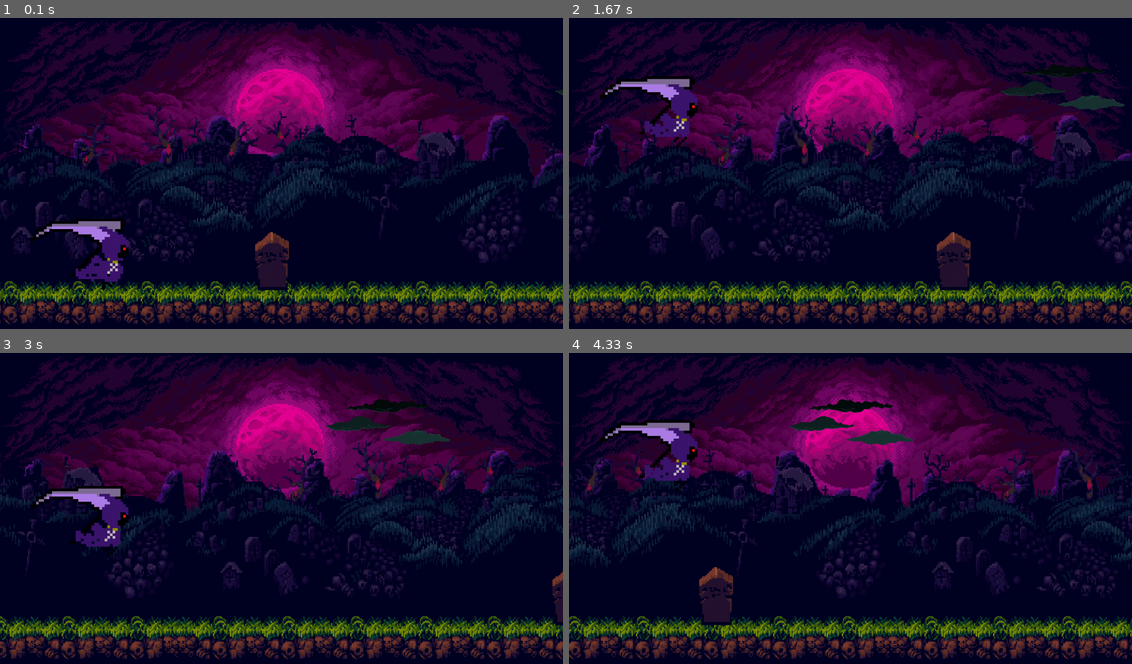
Above: before the commit, frames 1-4 (two rows, left to right).
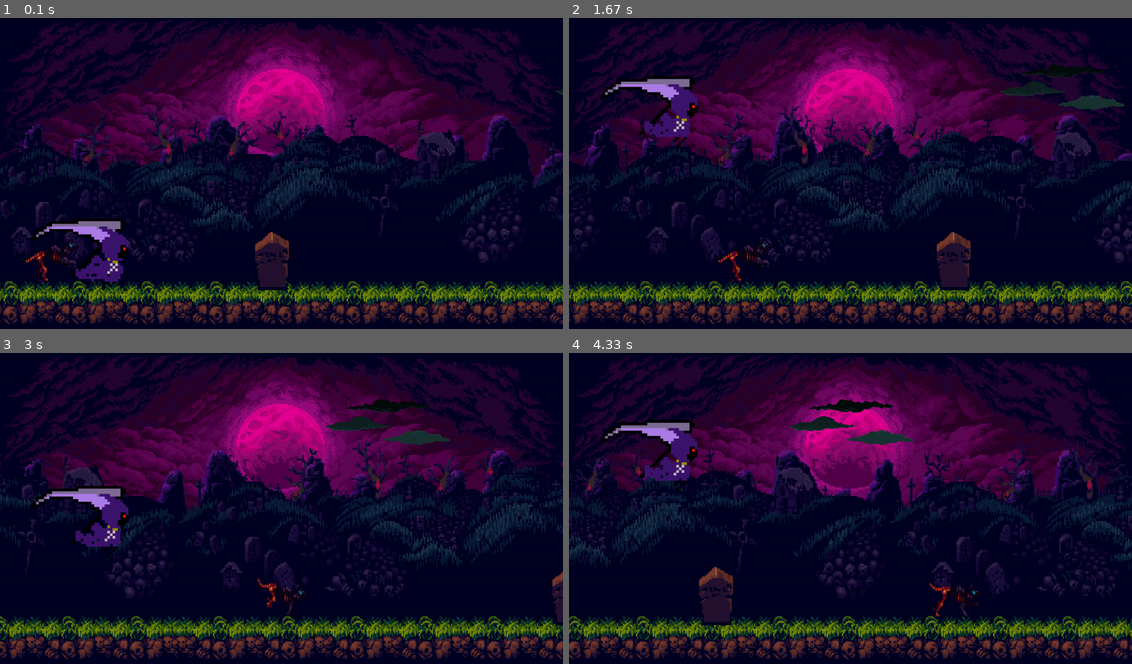
Above: after the commit, the same moments.

Repository: mmvbs/Cleanse-your-ghost
Game: pygame game, started from CYG.py
The game is run twice, just before and just after one commit, with the same random seed, the same clock (stepped at 60 frames per second) and the same inputs.
Inputs:
- Up to frame 1 (0.1 s): no input
- Up to frame 2 (1.67 s): tap Space at 0.33, 1.23, 1.53 s
- Up to frame 3 (3 s): tap Space at 2.23, 2.53, 2.8 s
- Up to frame 4 (4.33 s): tap Space at 3.13, 3.43, 3.57, 3.97, 4.27 s

The runs differ from the first frame. In frame 1, 0.2% of the frame differs, in the area x 4-14%, y 70-85%; in frame 2, 0.2%, in the area x 26-36%, y 70-85%; in frame 3, 0.2%; in frame 4, 0.2%.

Commit message:
classe fantasma

Diff:
--- a/CYG.py
+++ b/CYG.py
@@ -6,6 +6,7 @@
 import classes.mundo as mu
 import classes.nuvem as nu
 import classes.tumulos as tu
+import classes.fantasma as fa
 
 pygame.init()
 
@@ -25,7 +26,8 @@
 nuvem.load_images()
 tumulo = tu.Tumulos(largura, altura, tela)
 tumulo.load_images()
-
+fantasma = fa.Fantasma(largura, altura, tela)
+fantasma.load_images()
 # Loop principal do jogo
 running = True
 clock = pygame.time.Clock()
@@ -41,10 +43,12 @@
     mundo.update()
     tumulo.update()
     nuvem.update()
+    fantasma.update()
 
     # Desenha
     mundo.draw()
     tumulo.draw()
+    fantasma.draw()
     nuvem.draw()
     jogador.draw()
     jogador.run()
--- /dev/null
+++ b/classes/fantasma.py
@@ -0,0 +1,48 @@
+import pygame
+import os
+
+def carregar_imagem(path, tamanho):
+    image = pygame.image.load(path)
+    return pygame.transform.scale(image, tamanho)
+
+class Fantasma:
+    def __init__(self, largura, altura, tela):
+        self.largura = largura
+        self.altura = altura
+        self.tela = tela
+        self.x_Fantasma = 40
+        self.y_Fantasma = 500
+        self.velocidade = 3
+        self.aceleracao_gravidade = 1
+        self.tamanho_imagem = (120, 100)
+
+
+        self.imagens = [
+            carregar_imagem(os.path.join('texturas', 'fantasma1.png'), self.tamanho_imagem),
+            carregar_imagem(os.path.join('texturas', 'fantasma2.png'), self.tamanho_imagem),
+            carregar_imagem(os.path.join('texturas', 'fantasma3.png'), self.tamanho_imagem),
+            carregar_imagem(os.path.join('texturas', 'fantasma4.png'), self.tamanho_imagem),
+            carregar_imagem(os.path.join('texturas', 'fantasma5.png'), self.tamanho_imagem)
+        ]
+
+        self.step_index = 0
+        self.image = self.imagens[0]
+
+    def load_images(self):
+        base_path = os.path.abspath(os.path.join(os.path.dirname(__file__), '..', 'texturas'))
+
+        sprite_path = os.path.join(base_path, "fantasma1.png")
+        self.fantasma = pygame.image.load(sprite_path)
+        self.fantasma = pygame.transform.scale(self.fantasma, (self.x_Fantasma, self.y_Fantasma))
+
+    def draw(self):
+        self.tela.blit(self.image, (self.x_Fantasma, self.y_Fantasma))
+
+    def update(self):
+
+        self.step_index = (self.step_index + 1) % (len(self.imagens) * 10)
+        self.image = self.imagens[self.step_index // 10]
+
+        self.x_Fantasma += self.velocidade
+        if self.x_Fantasma > self.largura:
+            self.x_Fantasma = -self.tamanho_imagem[0]
